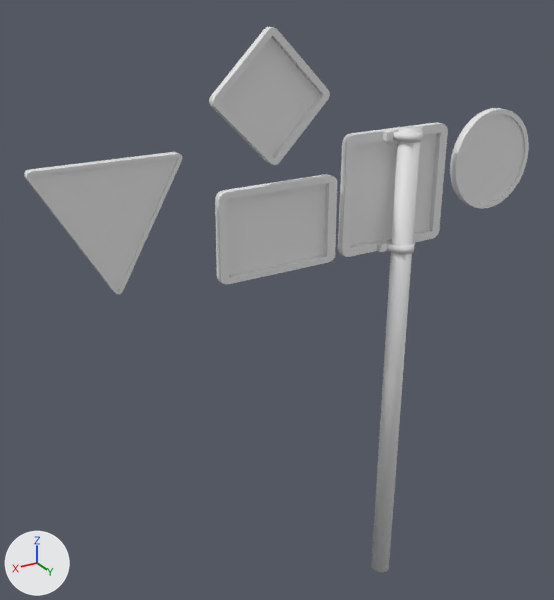
One commit to the Blender file Assets/Art/Models/trafficsigns.blend: the scene before it, then after it.
Rendered twice from a camera (50 mm lens) standing at (4.58, 5.44, 1.69) and looking at (1.12, -0.33, -1.2). Lighting does not change. The marker at lower left points along +X, +Y and +Z.

The older version as bpy lines, for what is in view:
```python
me_circle = bpy.data.meshes.new('Circle')
me_circle.from_pydata(...)  # 128 vertices, 98 faces; spans x -1.0..1.0, y -1.0..1.0, z 0.0..0.08
me_plane = bpy.data.meshes.new('Plane')
me_plane.from_pydata(...)  # 72 vertices, 40 faces; spans x -0.557..0.625, y -0.765..0.371, z 0.0..0.073
me_plane_002 = bpy.data.meshes.new('Plane.002')
me_plane_002.from_pydata(...)  # 72 vertices, 40 faces; spans x -0.585..0.597, y -0.406..0.403, z -0.048..0.025
me_plane_004 = bpy.data.meshes.new('Plane.004')
me_plane_004.from_pydata(...)  # 72 vertices, 40 faces; spans x -0.585..0.597, y -0.571..0.566, z -0.048..0.025
me_plane_005 = bpy.data.meshes.new('Plane.005')
me_plane_005.from_pydata(...)  # 72 vertices, 56 faces; spans x -0.71..0.95, y -0.72..0.96, z -0.05..0.03
ob_circle = bpy.data.objects.new('Circle', me_circle)
ob_circle.location = (-1.21, 0.0, -0.06)
ob_circle.rotation_euler = (1.571, 0.0, 0.0)  # degrees (90, 0, 0)
ob_circle.scale = (0.5, 0.5, 1.0)
ob_plane = bpy.data.objects.new('Plane', me_plane)
ob_plane.location = (-0.01, 0.0, 0.0)
ob_plane.rotation_euler = (1.571, 0.0, 0.0)  # degrees (90, 0, 0)
ob_plane_001 = bpy.data.objects.new('Plane.001', me_plane_002)
ob_plane_001.location = (1.28, -0.05, -0.37)
ob_plane_001.rotation_euler = (1.571, 0.0, 0.0)  # degrees (90, 0, 0)
ob_plane_003 = bpy.data.objects.new('Plane.003', me_plane_004)
ob_plane_003.location = (1.34, -0.05, 0.74)
ob_plane_003.rotation_euler = (1.571, -0.785, 0.0)  # degrees (90, -45, 0)
ob_plane_003.scale = (0.694, 0.694, 1.0)
ob_plane_004 = bpy.data.objects.new('Plane.004', me_plane_005)
ob_plane_004.location = (2.77, -0.05, 0.03)
ob_plane_004.rotation_euler = (1.571, -0.785, 0.0)  # degrees (90, -45, 0)
ob_plane_004.scale = (0.694, 0.694, 1.0)
# also in view: 'Cylinder' at (0.0, 0.11, -2.11)
```
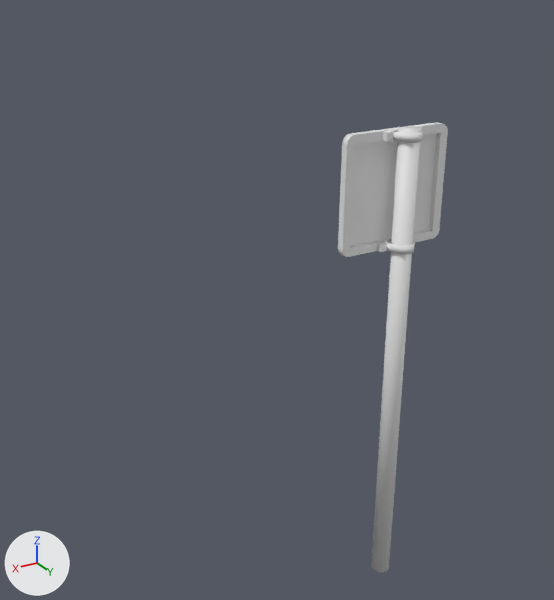
Location of each change, [x1, y1, x2, y2] in pixels of the pictures (554 x 600 px):
'Plane.004', hidden
    before: [24, 152, 182, 295]
'Plane.001', hidden
    before: [215, 174, 337, 284]
'Plane.003', hidden
    before: [209, 27, 330, 165]
'Circle', hidden
    before: [450, 108, 529, 209]

What the commit changed:
Object 'Circle' (ob_circle) is now hidden.
Object 'Plane.001' (ob_plane_001) is now hidden.
Object 'Plane.003' (ob_plane_003) is now hidden.
Object 'Plane.004' (ob_plane_004) is now hidden.
